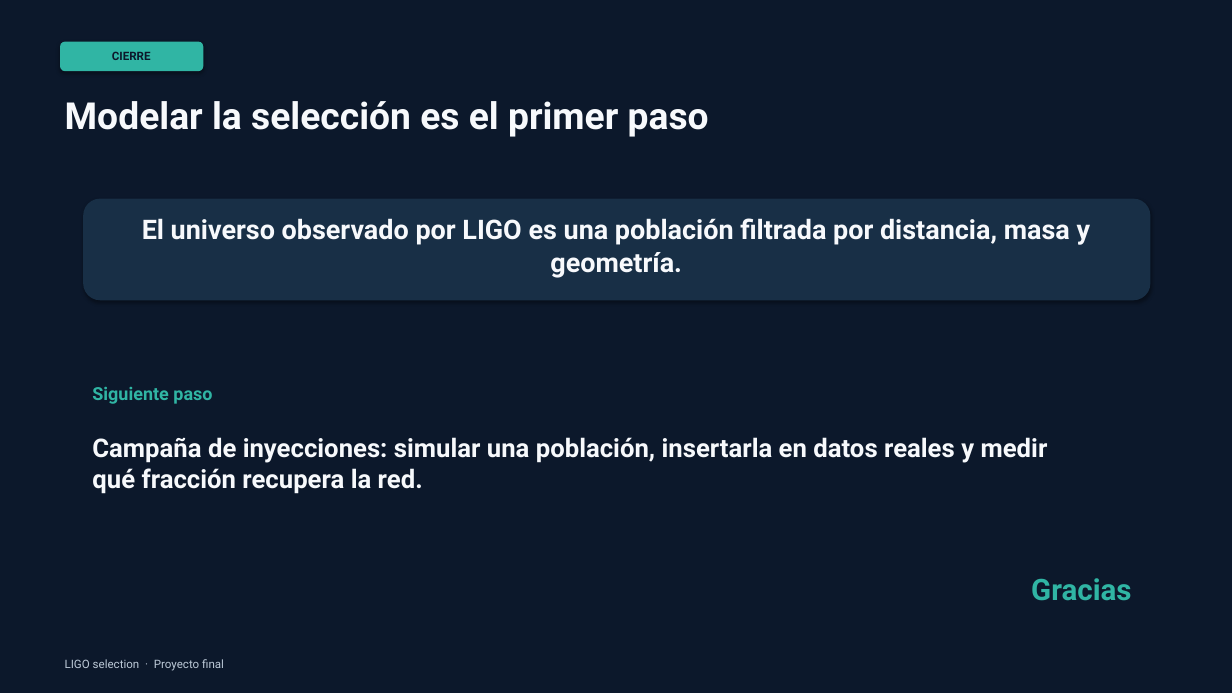
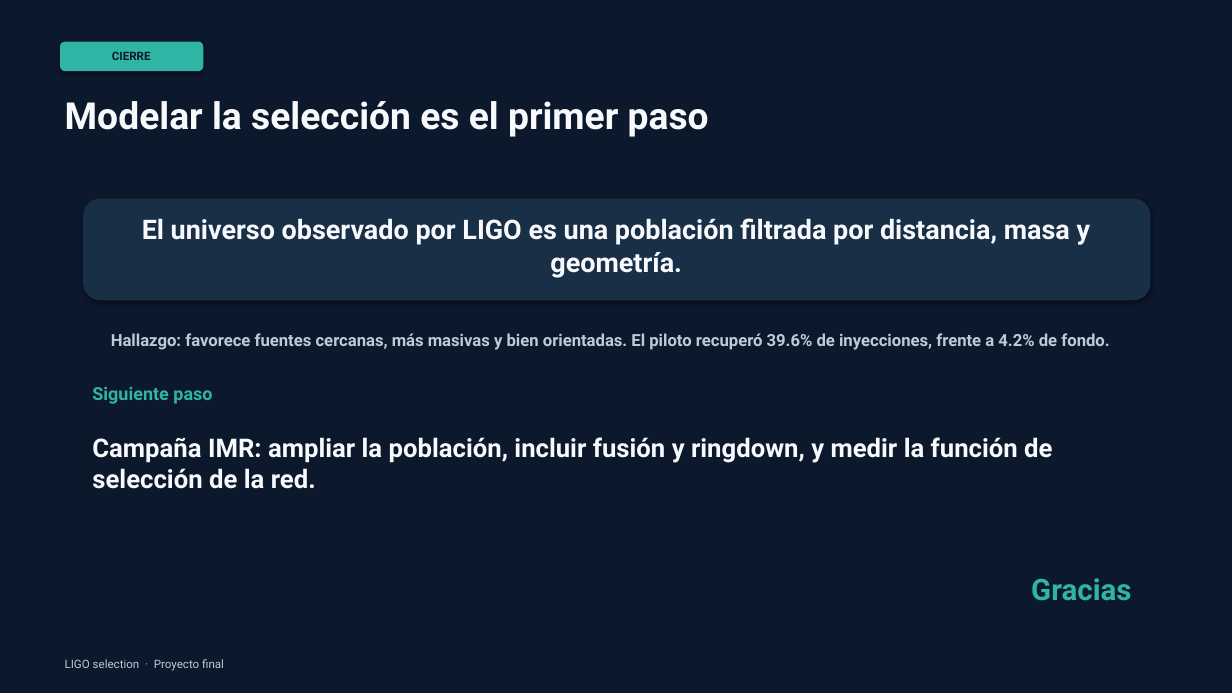
Before and after one commit to tomicarpintieri/ligo-selection, a slide deck: slide 6 of presentacion_final_ligo_5min.pptx. Drawn at 1232x693 pixels with LibreOffice and Linux fonts; fonts in the diff are those of the drawing. Boxes give left, top, right and bottom in pixels: in the first picture for what was removed or moved away, otherwise in the second. Text is boxed around its words. In the diff, an @@ line names an element or a change of style, - is before the commit and + after.

Commit message:
Add reproducible network injection pilot

```diff
--- a/presentacion_final_ligo_5min.pptx
+++ b/presentacion_final_ligo_5min.pptx
@@ text added at (111,333,1109,350), 13 pt, text #BDCAD8, bold @@
+Hallazgo: favorece fuentes cercanas, más masivas y bien orientadas. El piloto recuperó 39.6% de inyecciones, frente a 4.2% de fondo.
@@ text at (92,437,1052,489): text changed @@
-Campaña de inyecciones: simular una población, insertarla en datos reales y medir qué fracción recupera la red.
+Campaña IMR: ampliar la población, incluir fusión y ringdown, y medir la función de selección de la red.
```
Also in this commit, not shown: 12 other files.
